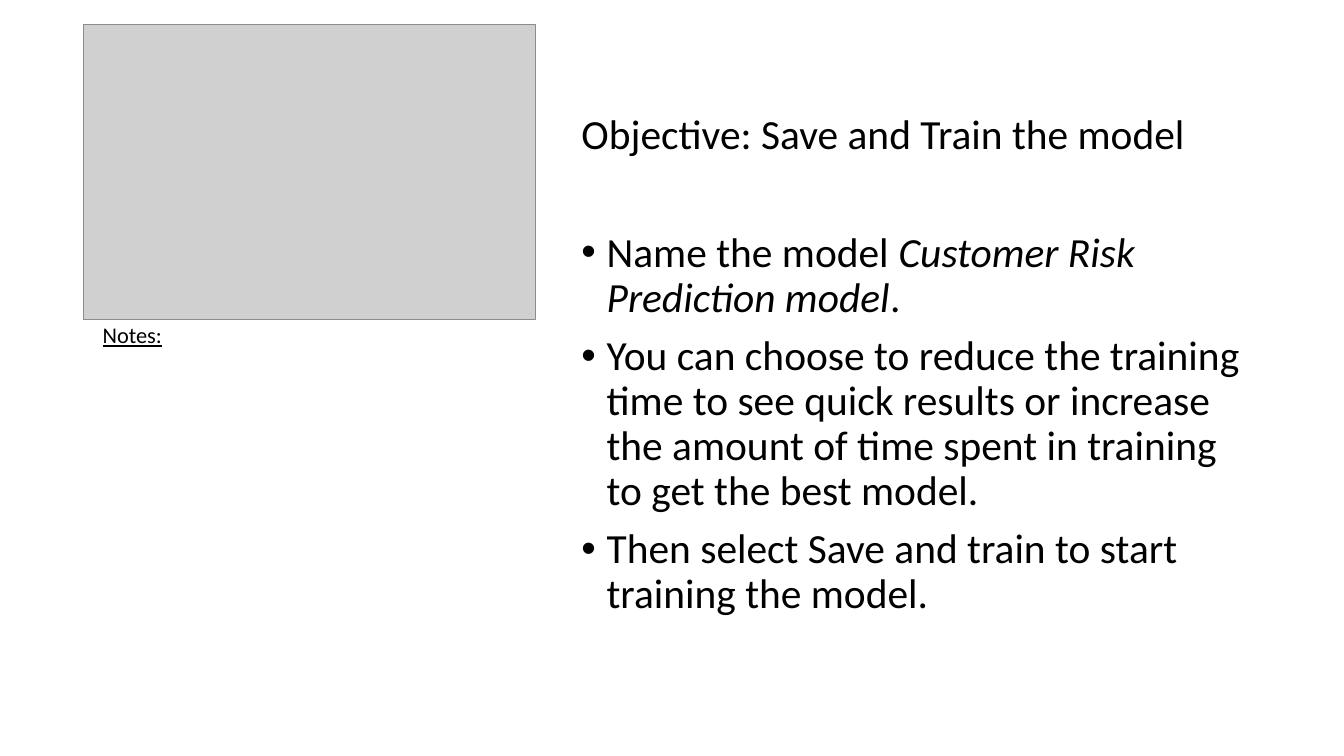
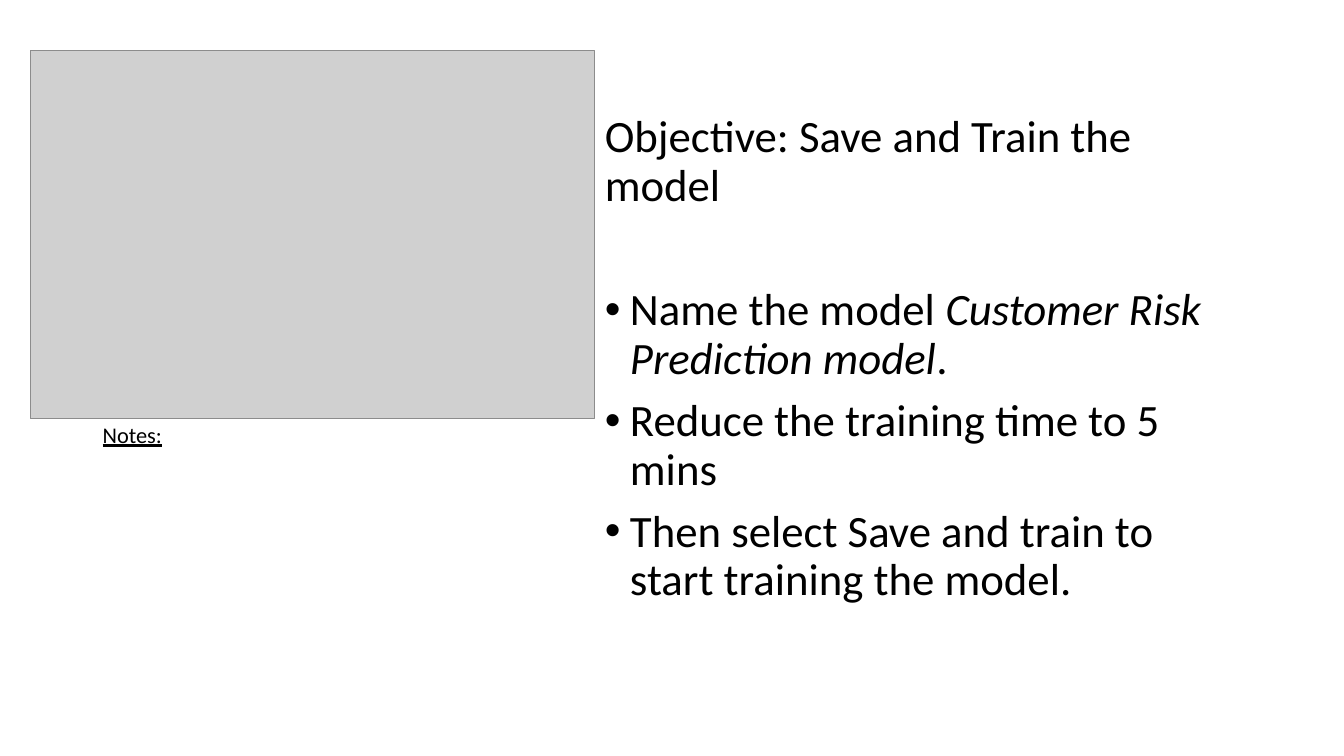
Before and after one commit to aphilip94/bootcamp, a slide deck: slide 15 of AutoML Lab manual.pptx. Drawn at 1344x756 pixels with LibreOffice and Linux fonts; fonts in the diff are those of the drawing; grey boxes stand for pictures. Boxes give left, top, right and bottom in pixels: in the first picture for what was removed or moved away, otherwise in the second. Text is boxed around its words. In the diff, an @@ line names an element or a change of style, - is before the commit and + after.

```diff
--- a/AutoML Lab manual.pptx
+++ b/AutoML Lab manual.pptx
@@ picture: place and size @@
-picture at [83, 24, 535, 320]
+picture at [30, 50, 595, 418]
@@ text "Objective: Save and Train the ...": place and size @@
-text "Objective: Save and Train the ..." at [581, 120, 1239, 615]
+text "Objective: Save and Train the ..." at [605, 121, 1201, 603]
@@ text at [605, 121, 1201, 603]: size 29.6 to 32 pt in "Objective: Save and Train the model", "Name the model Customer Risk Prediction model.", "Then select Save and train to start ..." @@
@@ text "Notes:": place and size @@
-text "Notes:" at [103, 328, 162, 347]
+text "Notes:" at [103, 428, 162, 447]
@@ text at [630, 405, 1160, 486]: text changed; size 29.6 to 32 pt @@
-• You can choose to reduce the training time to see quick results or increase the amount of time spent in training to get the best model.
+• Reduce the training time to 5 mins
```
Also in this commit, not shown: 18 other slides changed.
